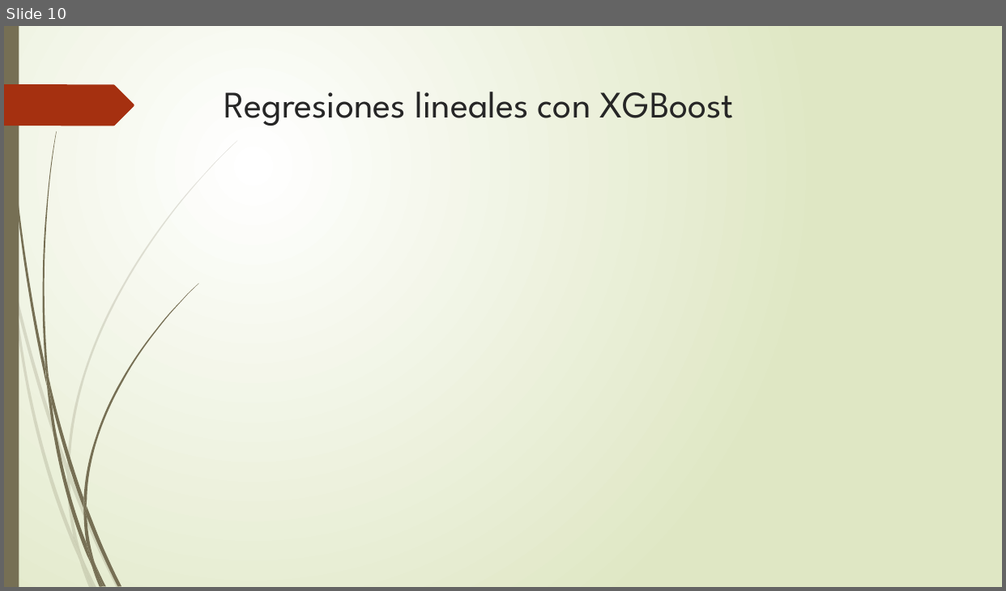
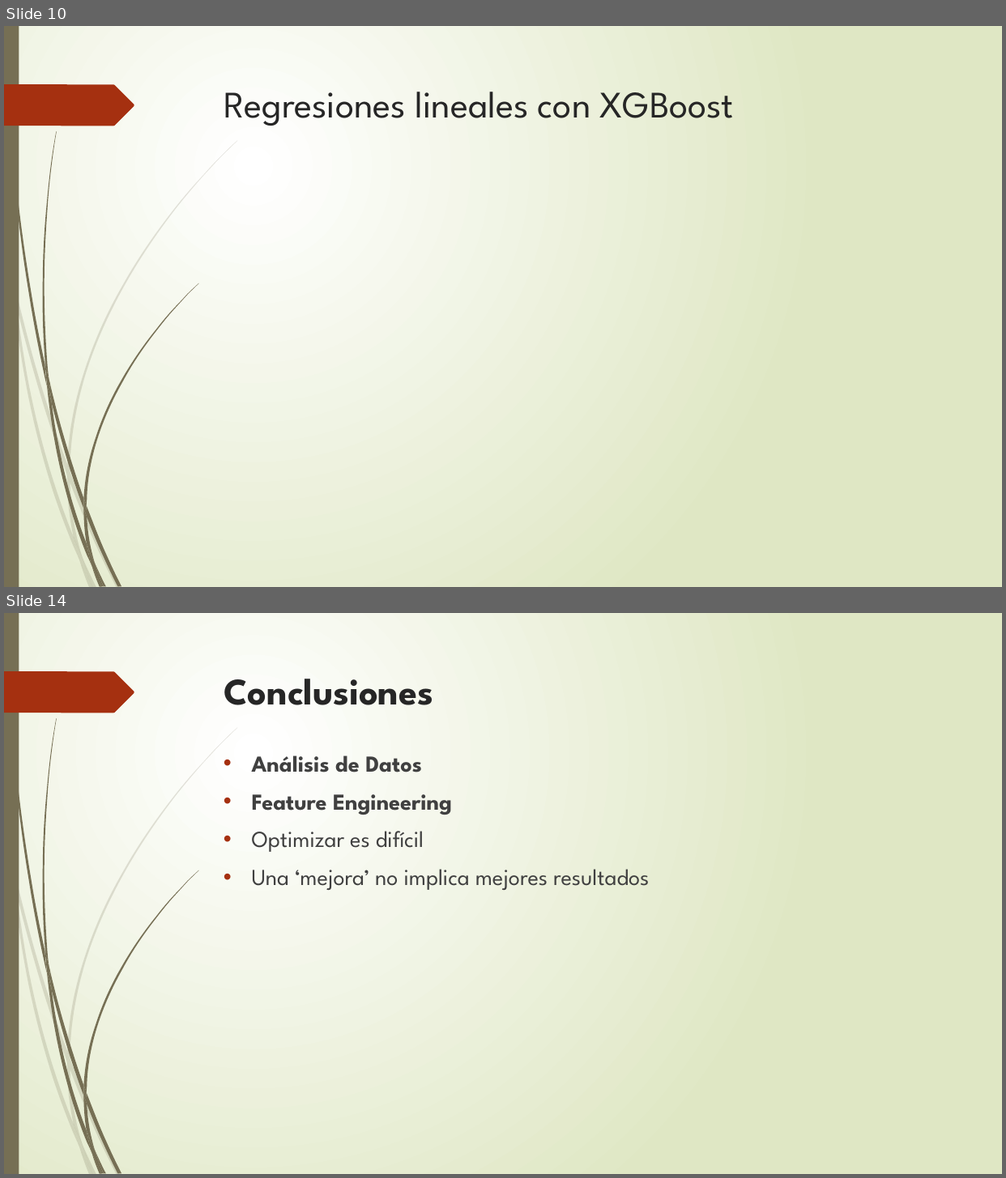
Before and after one commit to corderobot/Kaggle_House-Prices, a slide deck: Docs/House Prices.pptx. Shown one above the other, each under a label of ours: slide 10 before the commit, slides 10 and 14 after it; the slides between them are not shown. The pictures are 1006x591 and 1006x1178 pixels, drawn with LibreOffice and Linux fonts; fonts in the diff are those of the drawing. Boxes give left, top, right and bottom in pixels: in the first picture for what was removed or moved away, otherwise in the second. Text is boxed around its words. In the diff, an @@ line names an element or a change of style, - is before the commit and + after.

```diff
--- a/Docs/House Prices.pptx
+++ b/Docs/House Prices.pptx
@@ slide 14 added at (x1=4, y1=613, x2=1002, y2=1174), background gradient #FFFFFF to #DFE8C4; not listed: 24 template elements that a slide beside it also shows @@
@@ title added at (x1=224, y1=679, x2=433, y2=705), 36 pt, text #262626, bold @@
+Conclusiones
@@ text added at (x1=252, y1=756, x2=649, y2=890), 22 pt, text #404040 @@
+• Análisis de Datos
+• Feature Engineering
+• Optimizar es difícil
+• Una ‘mejora’ no implica mejores resultados
```
Also in this commit, not shown: 5 slides changed, 8 other slides added, 4 slides removed.
